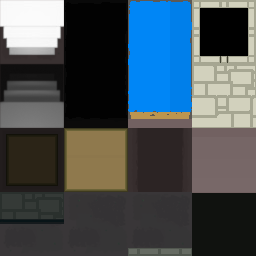
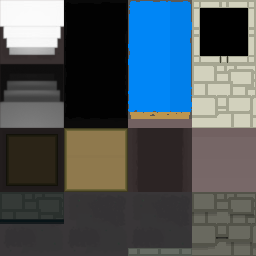
Two versions of the same layered image (256px x 256px). Layer-by-layer changes:
added group "switch" with 9 layers in group "auto-walls" over (192, 192, 256, 256)
added layer "dark #2" (40%) in group "switch" over (216, 237, 228, 239)
added group "wall #1" with 5 layers in group "switch" over (192, 192, 256, 256)
added layer "floor-0 copy" (50%) in group "wall #1" over (192, 192, 256, 256)
added layer "ex-wall-shadows-soft copy" (10%) in group "wall #1" over (192, 209, 256, 250)
added layer "ex-wall-shadows-hard copy" (20%) in group "wall #1" over (192, 212, 256, 248)
added layer "caves.png copy" in group "wall #1" over (192, 192, 256, 256)
